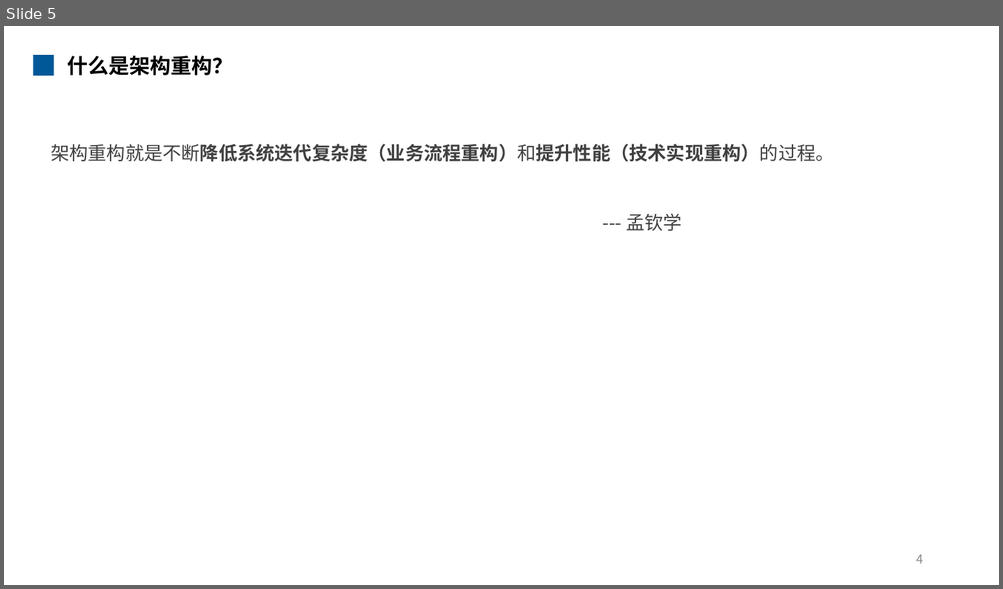
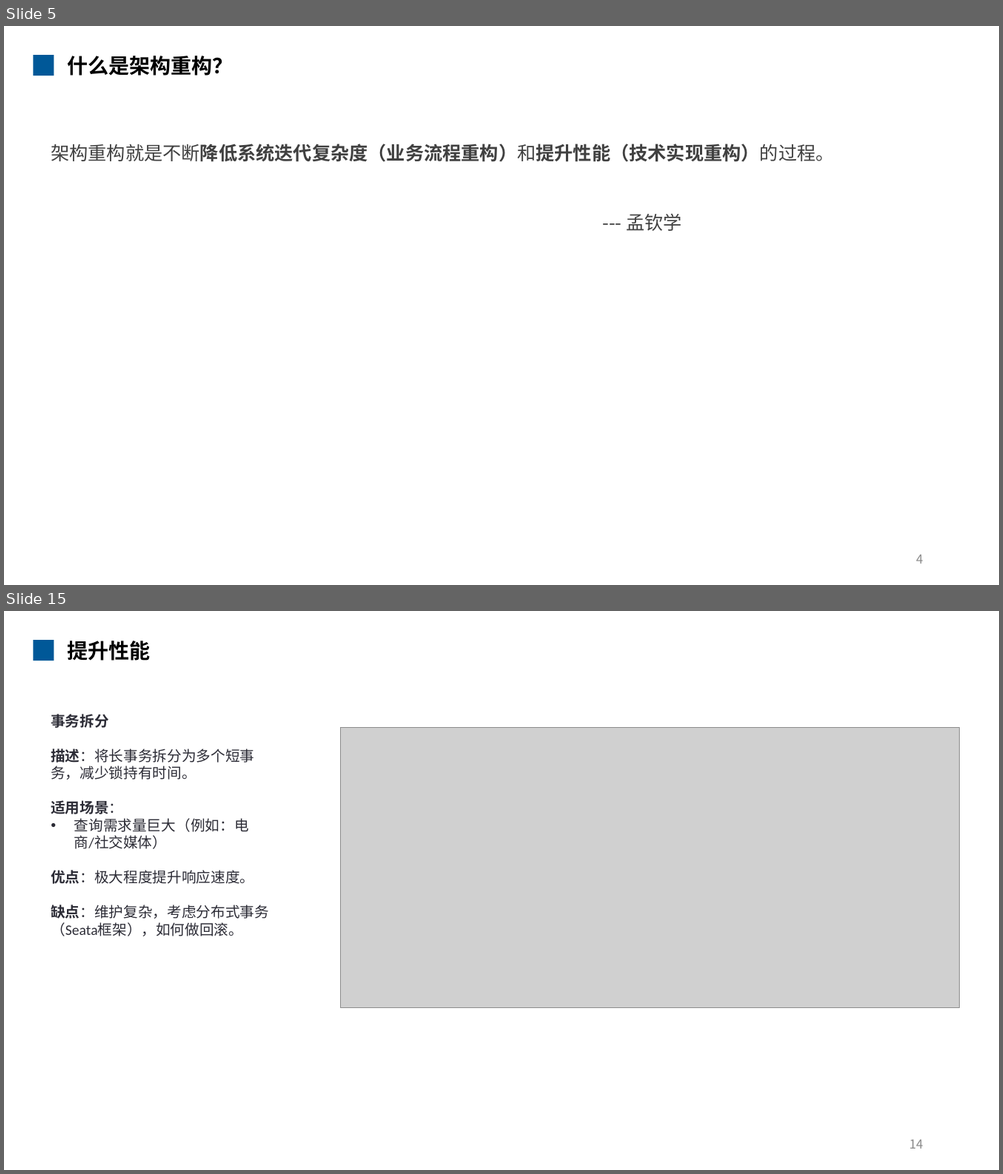
Before and after one commit to mengqinxue/KBase, a slide deck: 02_Architecture/Presentations/知识分享 - 架构重构.pptx. Shown one above the other, each under a label of ours: slide 5 before the commit, slides 5 and 15 after it; the slides between them are not shown. The pictures are 1003x589 and 1003x1174 pixels, drawn with LibreOffice and Linux fonts; fonts in the diff are those of the drawing; grey boxes stand for pictures. Boxes give left, top, right and bottom in pixels: in the first picture for what was removed or moved away, otherwise in the second. Text is boxed around its words. In the diff, an @@ line names an element or a change of style, - is before the commit and + after.

```diff
--- a/02_Architecture/Presentations/知识分享 - 架构重构.pptx
+++ b/02_Architecture/Presentations/知识分享 - 架构重构.pptx
@@ slide 15 added at [4,611,999,1170], background #FFFFFF @@
@@ rectangle added at [33,640,54,661], fill #005898 @@
@@ text added at [67,641,150,661], 20 pt, text #000000, bold @@
+提升性能
@@ text added at [51,714,269,937], 14 pt, text #2C2C36 @@
+事务拆分
+描述：将长事务拆分为多个短事务，减少锁持有时间。
+适用场景：
+• 查询需求量巨大（例如：电商/社交媒体）
+优点：极大程度提升响应速度。
+缺点：维护复杂，考虑分布式事务（Seata框架），如何做回滚。
@@ picture added at [341,727,959,1008] @@
@@ page number added at [909,1140,923,1149], 12 pt, text #898989 @@
+14
```
Also in this commit, not shown: 6 slides changed, 7 other slides added, 2 slides removed.
